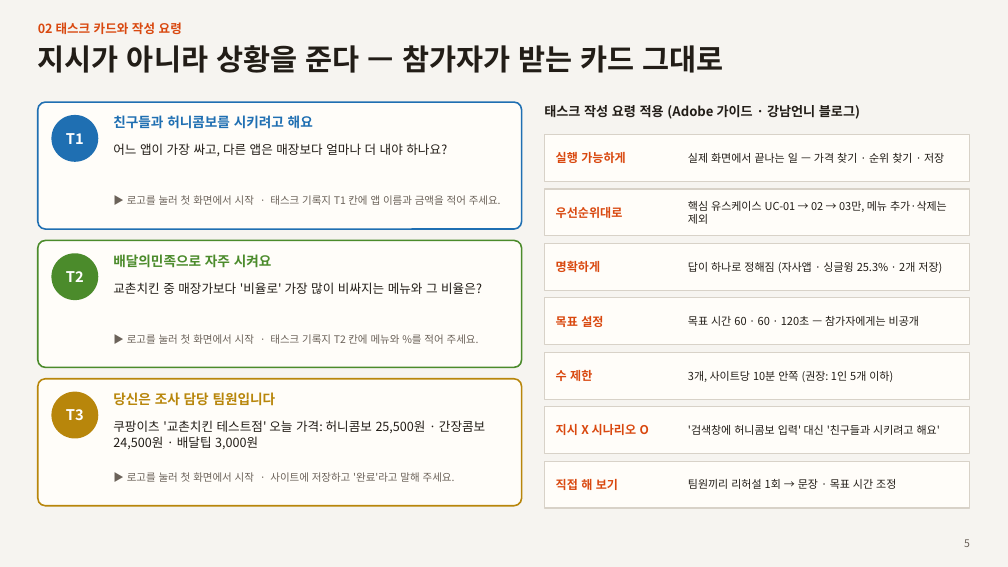
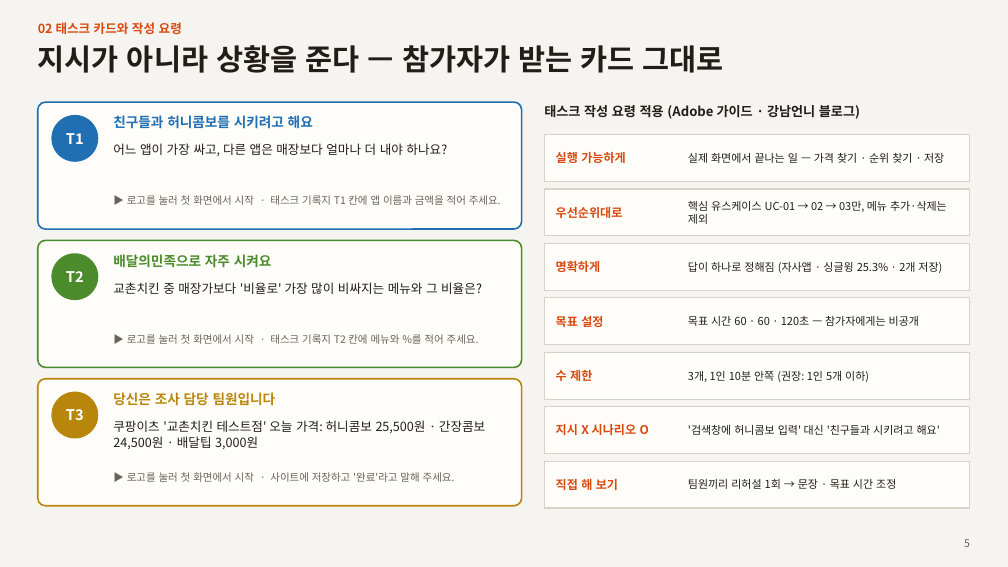
Before and after one commit to rhsiddlrnl/price-gap, a slide deck: slide 5 of 테스트계획_발표자료.pptx. Drawn at 1008x567 pixels with LibreOffice and Linux fonts; fonts in the diff are those of the drawing. Boxes give left, top, right and bottom in pixels: in the first picture for what was removed or moved away, otherwise in the second. Text is boxed around its words. In the diff, an @@ line names an element or a change of style, - is before the commit and + after.

Commit message:
테스트계획 발표자료: 기본/개선 비교 대신 최신 사이트 하나로 테스트
- 3쪽 : '기본 vs 개선' 표 → 테스트 대상 화면 3개(가격 비교 · 차액 랭킹 · 배달가 입력) + 확인할 것 + 태스크·요구
- 2·4·5쪽 : 순서 효과 상쇄 · 사이트별 진행 삭제, 참가자마다 DB 초기화 · 새 시크릿 창
- 6~8쪽 : 로그 지표를 사이트 비교 대신 태스크별 결과 · 목표 시간 기준으로, I열 = 참가자 번호
- 10~13쪽 : 설문지 구성을 사이트 1개 기준으로, 진행 순서 1인 약 15분
- 발표자 노트도 같은 내용으로 수정

```diff
--- a/테스트계획_발표자료.pptx
+++ b/테스트계획_발표자료.pptx
@@ text at (688, 371, 869, 382): text changed @@
-3개, 사이트당 10분 안쪽 (권장: 1인 5개 이하)
+3개, 1인 10분 안쪽 (권장: 1인 5개 이하)
```
Also in this commit, not shown: 10 other slides changed, 1 other file.
